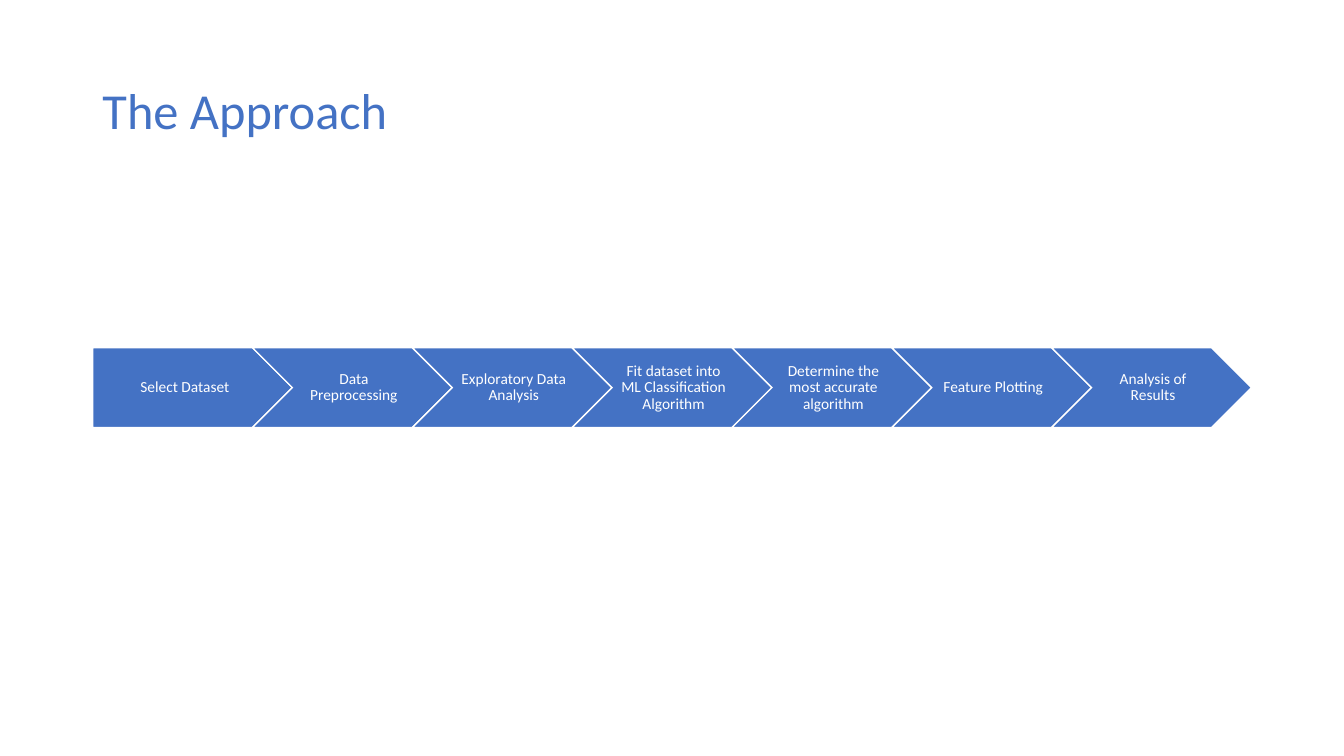
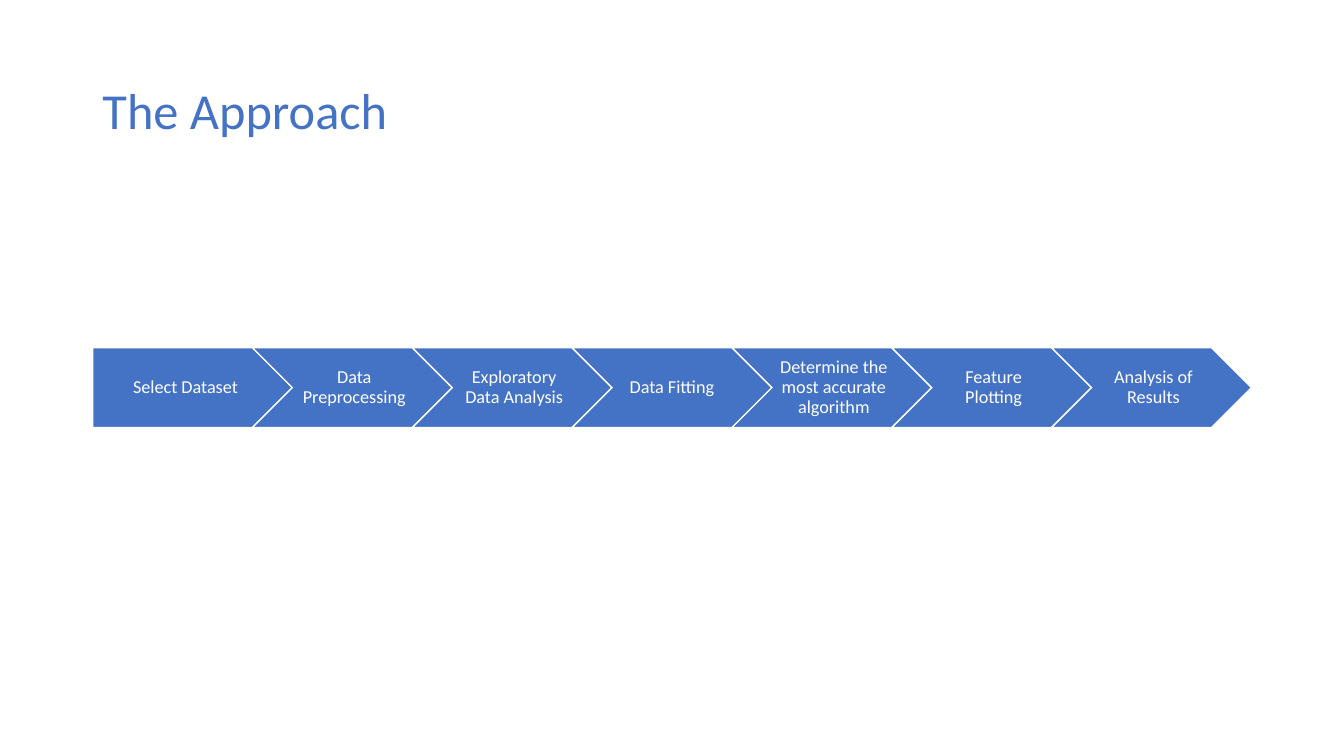
Before and after one commit to smutneja1/ai_capstone_seerat, a slide deck: slide 10 of AI Academy Apprenticeship Capstone Presentation.pptx. Drawn at 1344x756 pixels with LibreOffice and Linux fonts; fonts in the diff are those of the drawing. Boxes give left, top, right and bottom in pixels: in the first picture for what was removed or moved away, otherwise in the second. Text is boxed around its words. In the diff, an @@ line names an element or a change of style, - is before the commit and + after.

```diff
--- a/AI Academy Apprenticeship Capstone Presentation.pptx
+++ b/AI Academy Apprenticeship Capstone Presentation.pptx
@@ size 11 to 13 pt in 6 elements at (133, 380, 237, 393), (303, 371, 406, 406), (465, 370, 563, 406), (780, 360, 888, 416), (965, 371, 1022, 406), (1114, 370, 1193, 403) @@
@@ text at (630, 380, 714, 396): text changed; size 11 to 13 pt @@
-Fit dataset into ML Classification Algorithm
+Data Fitting
```
Also in this commit, not shown: 2 other slides changed, 3 other files.
